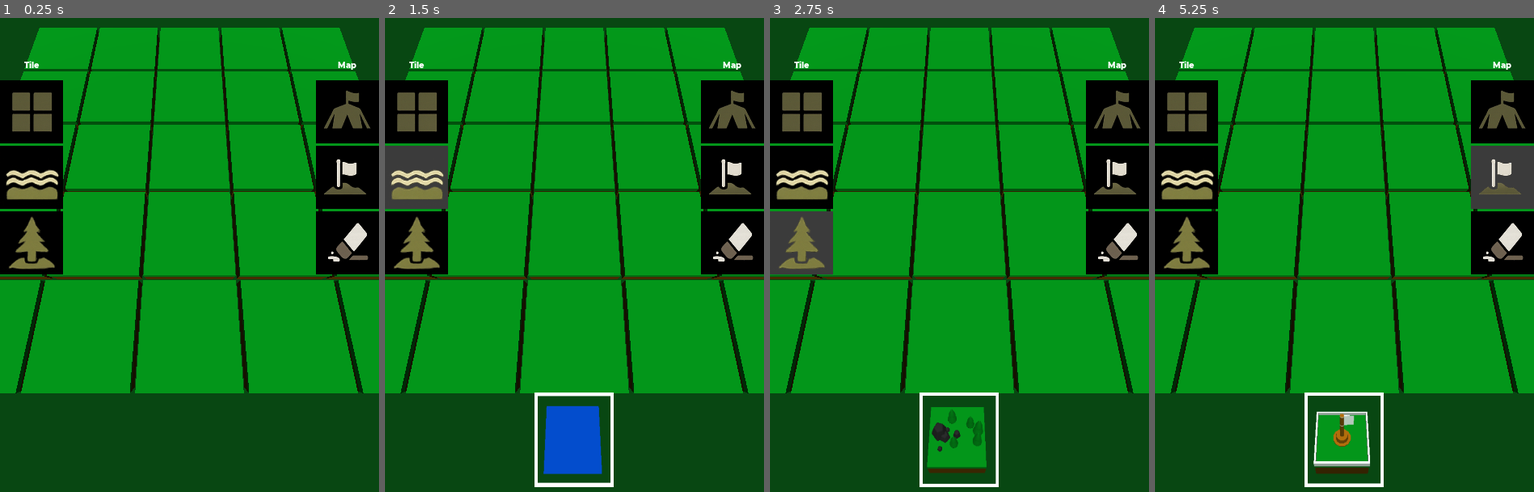
Above: before the commit, frames 1-4 (left to right).
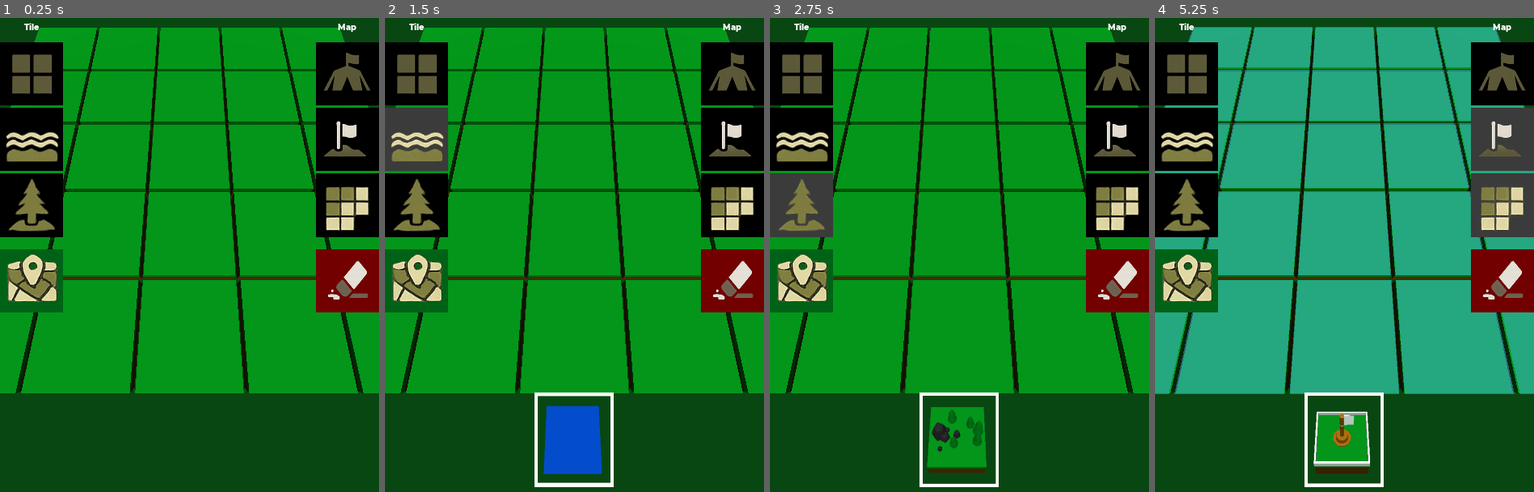
Above: after the commit, the same moments.

Repository: renosyah/no-frontier
Game: Godot game, scene res://menu/editor/editor.tscn
Two runs of this game, one before a commit and one after it. Both use one fixed random seed, a clock stepped at 60 frames per second and the inputs below. This scene is started directly instead of the project's main scene.
Inputs (mouse positions are in pixels of both pictures, inside the frame that each line leads up to; where the layout moved, square brackets give the same spot in the first picture):
- Up to frame 1 (0.25 s): no input
- Up to frame 2 (1.5 s): click (415, 74) [415, 112] at 0.5 s; click (415, 141) [415, 179] at 1.25 s
- Up to frame 3 (2.75 s): click (800, 207) [800, 245] at 2 s
- Up to frame 4 (5.25 s): click (1503, 74) [1503, 112] at 2.75 s; click (1503, 141) [1503, 179] at 3.5 s; click (1503, 245) at 4.27 s; click (1503, 207) at 5.02 s

The runs differ from the first frame. In frame 1, 13% of the frame differs, in the area x 0-100%, y 1-63%; in frame 2, 14%; in frame 3, 14%; in frame 4, 68%, in the area x 0-100%, y 1-80%.

Commit message:
improve edit map

Diff:
--- /dev/null
+++ b/assets/tile_highlight/allow_nav_material.tres
@@ -0,0 +1,6 @@
+[gd_resource type="SpatialMaterial" format=2]
+
+[resource]
+flags_transparent = true
+flags_unshaded = true
+albedo_color = Color( 0.305882, 0.741176, 1, 0.447059 )
--- /dev/null
+++ b/assets/tile_highlight/blocked_nav_material.tres
@@ -0,0 +1,6 @@
+[gd_resource type="SpatialMaterial" format=2]
+
+[resource]
+flags_transparent = true
+flags_unshaded = true
+albedo_color = Color( 1, 0.305882, 0.305882, 0.447059 )
--- /dev/null
+++ b/assets/tile_highlight/nav_highlight.tscn
@@ -0,0 +1,13 @@
+[gd_scene load_steps=3 format=2]
+
+[ext_resource path="res://assets/tile_highlight/blocked_nav_material.tres" type="Material" id=1]
+
+[sub_resource type="PlaneMesh" id=1]
+size = Vector2( 1, 1 )
+
+[node name="nav_highlight" type="MeshInstance"]
+transform = Transform( 1, 0, 0, 0, 1, 0, 0, 0, 1, 0, 0.12656, 0 )
+cast_shadow = 0
+mesh = SubResource( 1 )
+software_skinning_transform_normals = false
+material/0 = ExtResource( 1 )
--- /dev/null
+++ b/data/mission/grand_map_file_mission.gd
@@ -0,0 +1,16 @@
+extends BaseData
+class_name GrandMapFileMission
+
+# 1 = us macv base, # 2 nva base
+var bases :Dictionary # { Vector2: int }
+var points :Array # [ Vector2 ]
+
+func from_dictionary(_data : Dictionary):
+	bases = _data["bases"]
+	points = _data["points"]
+
+func to_dictionary() -> Dictionary :
+	var _data :Dictionary = {}
+	_data["bases"] = bases
+	_data["points"] = points
+	return _data
--- a/data/tile_map/tile_map_file_manifest.gd
+++ b/data/tile_map/tile_map_file_manifest.gd
@@ -5,12 +5,14 @@
 var map_size :Vector2
 var map_image_file_path :String
 var map_file_path :String
+var mission_file_path :String
 
 func from_dictionary(_data : Dictionary):
 	map_name = _data["map_name"]
 	map_size = _data["map_size"]
 	map_image_file_path = _data["map_image_file_path"]
 	map_file_path = _data["map_file_path"]
+	mission_file_path = _data["mission_file_path"]
 
 func to_dictionary() -> Dictionary :
 	var _data :Dictionary = {}
@@ -18,4 +20,5 @@
 	_data["map_size"] = map_size
 	_data["map_image_file_path"] = map_image_file_path
 	_data["map_file_path"] = map_file_path
+	_data["mission_file_path"] = mission_file_path
 	return _data
--- a/menu/editor/editor.gd
+++ b/menu/editor/editor.gd
@@ -6,6 +6,13 @@
 onready var clickable_floor = $clickable_floor
 onready var selection = $selection
 
+onready var allow_nav = preload("res://assets/tile_highlight/allow_nav_material.tres")
+onready var blocked_nav = preload("res://assets/tile_highlight/blocked_nav_material.tres")
+onready var nav_highlight_holder = {}
+
+onready var map_data = TileMapUtils.generate_basic_tile_map(2)
+onready var mission_data = GrandMapFileMission.new()
+
 func _ready():
 	ui.movable_camera_ui.target = movable_camera
 
@@ -13,8 +20,9 @@
 	get_tree().set_auto_accept_quit(false)
 
 	# example only
-	var data = TileMapUtils.generate_basic_tile_map(2)
-	grand_map.generate_from_data(data, true)
+	mission_data.bases = {}
+	mission_data.points = []
+	grand_map.generate_from_data(map_data, true)
 
 func _process(delta):
 	clickable_floor.translation = movable_camera.translation * Vector3(1,0,1)
@@ -46,10 +54,13 @@
 	grand_map.update_spawned_tile(data)
 	show_selection(old_tile.pos, false)
 
+	grand_map.update_navigation_tile(data.id, data.tile_type == 1)
+
 	if data.tile_type == 2:
 		grand_map.remove_spawned_object(data.id)
 
 func _on_ui_on_add_object(data :MapObjectData):
+	show_selection(Vector3.ZERO, false)
 	var tile = grand_map.get_closes_tile(data.pos)
 	if tile.tile_type == 2:
 		return
@@ -57,13 +68,59 @@
 	data.id = tile.id
 	data.pos = tile.pos
 	grand_map.update_spawned_object(data)
-	show_selection(tile.pos, false)
+
+func _on_ui_on_add_point(data :MapObjectData):
+	if mission_data.points.size() > 3:
+		show_selection(Vector3.ZERO, false)
+		return
+	_on_ui_on_add_object(data)
+	mission_data.points.append(data.id)
+
+func _on_ui_on_add_base(data :MapObjectData):
+	if mission_data.bases.size() > 1:
+		show_selection(Vector3.ZERO, false)
+		return
+
+	_on_ui_on_add_object(data)
+	mission_data.bases[data.id] = mission_data.bases.size() + 1
 
 func _on_ui_on_remove_object(pos):
+	show_selection(Vector3.ZERO, false)
 	var tile = grand_map.get_closes_tile(pos)
 	grand_map.remove_spawned_object(tile.id)
-	show_selection(tile.pos, false)
+
+	if mission_data.bases.has(tile.id):
+		mission_data.bases.erase(tile.id)
+
+	if mission_data.points.has(tile.id):
+		mission_data.points.erase(tile.id)
 
 func _on_ui_on_card_dragging(pos):
 	var tile = grand_map.get_closes_tile(pos)
 	show_selection(tile.pos, true)
+
+func _on_ui_on_cancel():
+	show_selection(Vector3.ZERO, false)
+
+func _on_grand_map_on_navigation_updated(id :Vector2):
+	var nav_enable = grand_map.is_navigation_enable(id)
+	nav_highlight_holder[id].set_surface_material(0, allow_nav if nav_enable else blocked_nav)
+
+func _on_grand_map_on_map_ready():
+	for i in map_data.navigations:
+		var nav :NavigationData = i
+		var nav_highlight = preload("res://assets/tile_highlight/nav_highlight.tscn").instance()
+		add_child(nav_highlight)
+		nav_highlight.set_surface_material(0, allow_nav if nav.enable else blocked_nav)
+		nav_highlight.translation = grand_map.get_tile(nav.id).translation
+		nav_highlight.visible = false
+		nav_highlight_holder[nav.id] = nav_highlight
+
+func _on_ui_on_toggle_nav(show):
+	for i in nav_highlight_holder.values():
+		i.visible = show
+
+func _on_ui_on_zoom_tile(pos):
+	show_selection(Vector3.ZERO, false)
+	var tile = grand_map.get_closes_tile(pos)
+	print("zoom in to : %s" % tile.to_dictionary())
--- a/menu/editor/editor.tscn
+++ b/menu/editor/editor.tscn
@@ -25,8 +25,15 @@
 [node name="selection" parent="." instance=ExtResource( 7 )]
 visible = false
 
+[connection signal="on_add_base" from="ui" to="." method="_on_ui_on_add_base"]
 [connection signal="on_add_object" from="ui" to="." method="_on_ui_on_add_object"]
+[connection signal="on_add_point" from="ui" to="." method="_on_ui_on_add_point"]
+[connection signal="on_cancel" from="ui" to="." method="_on_ui_on_cancel"]
 [connection signal="on_card_dragging" from="ui" to="." method="_on_ui_on_card_dragging"]
 [connection signal="on_remove_object" from="ui" to="." method="_on_ui_on_remove_object"]
+[connection signal="on_toggle_nav" from="ui" to="." method="_on_ui_on_toggle_nav"]
 [connection signal="on_update_tile" from="ui" to="." method="_on_ui_on_update_tile"]
+[connection signal="on_zoom_tile" from="ui" to="." method="_on_ui_on_zoom_tile"]
 [connection signal="on_floor_clicked" from="clickable_floor" to="." method="_on_clickable_floor_on_floor_clicked"]
+[connection signal="on_map_ready" from="grand_map" to="." method="_on_grand_map_on_map_ready"]
+[connection signal="on_navigation_updated" from="grand_map" to="." method="_on_grand_map_on_navigation_updated"]
--- a/menu/editor/ui/toggle_button/toggle_button.gd
+++ b/menu/editor/ui/toggle_button/toggle_button.gd
@@ -5,6 +5,7 @@
 export var button_image :StreamTexture setget set_button_image
 export var button_color: Color = Color(0, 0, 0)
 export var button_color_toggle :Color = Color(0.230469, 0.230469, 0.230469)
+export var manual_toggle :bool = false
 
 var is_toggle: bool = false
 
@@ -12,7 +13,9 @@
 onready var color_rect = $ColorRect
 
 func _ready():
-	connect("pressed", self, "_on_pressed")
+	if not manual_toggle:
+		connect("pressed", self, "_on_pressed")
+
 	texture_rect.texture = button_image
 	color_rect.color = button_color_toggle if is_toggle else button_color
 
--- a/menu/editor/ui/ui.gd
+++ b/menu/editor/ui/ui.gd
@@ -3,21 +3,33 @@
 signal on_card_dragging
 signal on_update_tile
 signal on_add_object
+signal on_add_base
+signal on_add_point
 signal on_remove_object
+signal on_cancel
+signal on_toggle_nav
+signal on_zoom_tile
+
+const forests = [
+	preload("res://scenes/tile_objects/grand/forest_1.tscn"),
+	preload("res://scenes/tile_objects/grand/forest_2.tscn")
+]
 
 onready var movable_camera_ui = $CanvasLayer/movable_camera_ui
-
 onready var tile_options = [$CanvasLayer/Control/VBoxContainer/HBoxContainer2/VBoxContainer/ground_tile, $CanvasLayer/Control/VBoxContainer/HBoxContainer2/VBoxContainer/water_tile, $CanvasLayer/Control/VBoxContainer/HBoxContainer2/VBoxContainer/object_forest]
-onready var map_options = [$CanvasLayer/Control/VBoxContainer/HBoxContainer2/VBoxContainer2/faction_base, $CanvasLayer/Control/VBoxContainer/HBoxContainer2/VBoxContainer2/capture_point, $CanvasLayer/Control/VBoxContainer/HBoxContainer2/VBoxContainer2/remove_object]
-onready var cards = [$CanvasLayer/Control/VBoxContainer/HBox …(263 unchanged characters)… ainer/HBoxContainer3/object_capture_card, $CanvasLayer/Control/VBoxContainer/HBoxContainer3/object_remove_card]
+onready var map_options = [$CanvasLayer/Control/VBoxContainer/HBoxContainer2/VBoxContainer2/faction_base, $CanvasLayer/Control/VBoxContainer/HBoxContainer2/VBoxContainer2/capture_point]
+onready var cards = [$CanvasLayer/Control/VBoxContainer/HBox …(263 unchanged characters)… ainer/HBoxContainer3/object_capture_card]
 onready var floating_image_card = $CanvasLayer/floating_image_card
+onready var show_nav = $CanvasLayer/Control/VBoxContainer/HBoxContainer2/VBoxContainer2/show_nav
+onready var remove_object_card = $CanvasLayer/Control/VBoxContainer/HBoxContainer2/VBoxContainer2/object_remove_card
+onready var zoom_in_card = $CanvasLayer/Control/VBoxContainer/HBoxContainer2/VBoxContainer/zoom_in_card
 
 func _ready():
 	for i in tile_options + map_options:
 		var btn : Button = i
 		btn.connect("pressed", self, "_on_toggle_button_pressed", [btn])
 
-	for i in cards:
+	for i in cards + [remove_object_card, zoom_in_card]:
 		var card :DragableCard = i
 		var icon :StreamTexture = (card.get_child(1) as TextureRect).texture
 		card.connect("on_grab", self, "_on_card_grab", [icon])
@@ -41,6 +53,8 @@
 			add_object_capture(at)
 		5:
 			remove_object(at)
+		6:
+			zoom_in_tile(at)
 
 func update_tile_ground(at :Vector2):
 	var pos3 = Utils.screen_to_world(get_viewport().get_camera(), at, false, 4)
@@ -65,7 +79,7 @@
 	var data :MapObjectData = MapObjectData.new()
 	data.id = Vector2.ZERO
 	data.pos = pos3
-	data.scene = preload("res://scenes/tile_objects/grand/forest_1.tscn")
+	data.scene = forests[randi() % forests.size()]
 	data.is_blocking = false
 
 	emit_signal("on_add_object", data)
@@ -78,7 +92,7 @@
 	data.scene = preload("res://scenes/tile_objects/grand/faction_base.tscn")
 	data.is_blocking = false
 
-	emit_signal("on_add_object", data)
+	emit_signal("on_add_base", data)
 
 func add_object_capture(at :Vector2):
 	var pos3 = Utils.screen_to_world(get_viewport().get_camera(), at, false, 4)
@@ -88,17 +102,21 @@
 	data.scene = preload("res://scenes/tile_objects/grand/flag_pole.tscn")
 	data.is_blocking = false
 
-	emit_signal("on_add_object", data)
+	emit_signal("on_add_point", data)
 
 func remove_object(at :Vector2):
 	var pos3 = Utils.screen_to_world(get_viewport().get_camera(), at, false, 4)
 	emit_signal("on_remove_object", pos3)
 
+func zoom_in_tile(at :Vector2):
+	var pos3 = Utils.screen_to_world(get_viewport().get_camera(), at, false, 4)
+	emit_signal("on_zoom_tile", pos3)
 
 func untoggle_buttons(exc):
 	for i in tile_options + map_options:
-		if i != exc:
-			i.set_toggle_button(false)
+		i.set_toggle_button(false)
+
+	exc.set_toggle_button(true)
 
 func hide_cards(exc = null):
 	for i in cards:
@@ -111,10 +129,10 @@
 func _on_card_grab(card :DragableCard, pos :Vector2, icon :StreamTexture):
 	floating_image_card.texture = icon
 	floating_image_card.visible = true
-	floating_image_card.rect_position = pos
+	floating_image_card.rect_position = pos + floating_image_card.rect_pivot_offset
 
 func _on_card_grab_draging(card :DragableCard, pos :Vector2):
-	floating_image_card.rect_position = pos
+	floating_image_card.rect_position = pos + floating_image_card.rect_pivot_offset
 	var pos3 = Utils.screen_to_world(get_viewport().get_camera(), pos, false, 4)
 	emit_signal("on_card_dragging", pos3)
 
@@ -124,3 +142,7 @@
 
 func _on_card_grab_cancel(card :DragableCard):
 	floating_image_card.visible = false
+	emit_signal("on_cancel")
+
+func _on_show_nav_pressed():
+	emit_signal("on_toggle_nav", not show_nav.is_toggle)
--- a/menu/editor/ui/ui.tscn
+++ b/menu/editor/ui/ui.tscn
@@ -16,8 +16,9 @@
 [ext_resource path="res://assets/user_interface/icons/editor_menu_card/water_tile_card.png" type="Texture" id=14]
 [ext_resource path="res://assets/user_interface/icons/editor_menu_card/forest_tile_card.png" type="Texture" id=15]
 [ext_resource path="res://assets/user_interface/icons/editor_menu_card/faction_base_card.png" type="Texture" id=16]
-[ext_resource path="res://assets/user_interface/icons/editor_menu_card/ground_tile_card_clean.png" type="Texture" id=17]
+[ext_resource path="res://assets/user_interface/icons/editor_menu_icon/grand_map.png" type="Texture" id=17]
 [ext_resource path="res://assets/user_interface/icons/editor_menu_card/capture_point_card.png" type="Texture" id=18]
+[ext_resource path="res://assets/user_interface/icons/editor_menu_icon/tile_nav.png" type="Texture" id=19]
 
 [node name="ui" type="Control"]
 anchor_right = 1.0
@@ -31,6 +32,7 @@
 margin_right = 60.0
 margin_bottom = 60.0
 rect_min_size = Vector2( 60, 60 )
+rect_pivot_offset = Vector2( 30, 30 )
 expand = true
 
 [node name="movable_camera_ui" parent="CanvasLayer" instance=ExtResource( 3 )]
@@ -66,9 +68,9 @@
 alignment = 1
 
 [node name="Label" type="Label" parent="CanvasLayer/Control/VBoxContainer/HBoxContainer2/VBoxContainer"]
-margin_top = 182.0
-margin_right = 100.0
-margin_bottom = 222.0
+margin_top = 122.0
+margin_right = 100.0
+margin_bottom = 162.0
 rect_min_size = Vector2( 0, 40 )
 custom_fonts/font = ExtResource( 12 )
 text = "Tile"
@@ -76,21 +78,49 @@
 valign = 1
 
 [node name="ground_tile" parent="CanvasLayer/Control/VBoxContainer/HBoxContainer2/VBoxContainer" instance=ExtResource( 4 )]
-margin_top = 226.0
-margin_bottom = 326.0
+margin_top = 166.0
+margin_bottom = 266.0
 button_image = ExtResource( 13 )
+manual_toggle = true
 
 [node name="water_tile" parent="CanvasLayer/Control/VBoxContainer/HBoxContainer2/VBoxContainer" instance=ExtResource( 4 )]
-margin_top = 330.0
-margin_bottom = 430.0
+margin_top = 270.0
+margin_bottom = 370.0
 id = 1
 button_image = ExtResource( 5 )
+manual_toggle = true
 
 [node name="object_forest" parent="CanvasLayer/Control/VBoxContainer/HBoxContainer2/VBoxContainer" instance=ExtResource( 4 )]
-margin_top = 434.0
-margin_bottom = 534.0
+margin_top = 374.0
+margin_bottom = 474.0
 id = 2
 button_image = ExtResource( 7 )
+manual_toggle = true
+
+[node name="MarginContainer" type="MarginContainer" parent="CanvasLayer/Control/VBoxContainer/HBoxContainer2/VBoxContainer"]
+margin_top = 478.0
+margin_right = 100.0
+margin_bottom = 490.0
+rect_min_size = Vector2( 0, 12 )
+
+[node name="zoom_in_card" parent="CanvasLayer/Control/VBoxContainer/HBoxContainer2/VBoxContainer" instance=ExtResource( 6 )]
+margin_top = 494.0
+margin_bottom = 594.0
+id = 6
+
+[node name="TextureRect" type="TextureRect" parent="CanvasLayer/Control/VBoxContainer/HBoxContainer2/VBoxContainer/zoom_in_card"]
+show_behind_parent = true
+margin_right = 100.0
+margin_bottom = 100.0
+texture = ExtResource( 17 )
+expand = true
+
+[node name="ColorRect2" type="ColorRect" parent="CanvasLayer/Control/VBoxContainer/HBoxContainer2/VBoxContainer/zoom_in_card/TextureRect"]
+show_behind_parent = true
+anchor_right = 1.0
+anchor_bottom = 1.0
+mouse_filter = 2
+color = Color( 0, 0.384314, 0.0862745, 1 )
 
 [node name="VBoxContainer2" type="VBoxContainer" parent="CanvasLayer/Control/VBoxContainer/HBoxContainer2"]
 anchor_left = 1.0
@@ -101,9 +131,9 @@
 alignment = 1
 
 [node name="Label2" type="Label" parent="CanvasLayer/Control/VBoxContainer/HBoxContainer2/VBoxContainer2"]
-margin_top = 182.0
-margin_right = 100.0
-margin_bottom = 222.0
+margin_top = 122.0
+margin_right = 100.0
+margin_bottom = 162.0
 rect_min_size = Vector2( 0, 40 )
 custom_fonts/font = ExtResource( 12 )
 text = "Map"
@@ -111,22 +141,48 @@
 valign = 1
 
 [node name="faction_base" parent="CanvasLayer/Control/VBoxContainer/HBoxContainer2/VBoxContainer2" instance=ExtResource( 4 )]
-margin_top = 226.0
-margin_bottom = 326.0
+margin_top = 166.0
+margin_bottom = 266.0
 id = 3
 button_image = ExtResource( 8 )
+manual_toggle = true
 
 [node name="capture_point" parent="CanvasLayer/Control/VBoxContainer/HBoxContainer2/VBoxContainer2" instance=ExtResource( 4 )]
-margin_top = 330.0
-margin_bottom = 430.0
+margin_top = 270.0
+margin_bottom = 370.0
 id = 4
 button_image = ExtResource( 10 )
-
-[node name="remove_object" parent="CanvasLayer/Control/VBoxContainer/HBoxContainer2/VBoxContainer2" instance=ExtResource( 4 )]
-margin_top = 434.0
-margin_bottom = 534.0
+manual_toggle = true
+
+[node name="show_nav" parent="CanvasLayer/Control/VBoxContainer/HBoxContainer2/VBoxContainer2" instance=ExtResource( 4 )]
+margin_top = 374.0
+margin_bottom = 474.0
+button_image = ExtResource( 19 )
+
+[node name="MarginContainer2" type="MarginContainer" parent="CanvasLayer/Control/VBoxContainer/HBoxContainer2/VBoxContainer2"]
+margin_top = 478.0
+margin_right = 100.0
+margin_bottom = 490.0
+rect_min_size = Vector2( 0, 12 )
+
+[node name="object_remove_card" parent="CanvasLayer/Control/VBoxContainer/HBoxContainer2/VBoxContainer2" instance=ExtResource( 6 )]
+margin_top = 494.0
+margin_bottom = 594.0
 id = 5
-button_image = ExtResource( 9 )
+
+[node name="TextureRect" type="TextureRect" parent="CanvasLayer/Control/VBoxContainer/HBoxContainer2/VBoxContainer2/object_remove_card"]
+show_behind_parent = true
+margin_right = 100.0
+margin_bottom = 100.0
+texture = ExtResource( 9 )
+expand = true
+
+[node name="ColorRect2" type="ColorRect" parent="CanvasLayer/Control/VBoxContainer/HBoxContainer2/VBoxContainer2/object_remove_card/TextureRect"]
+show_behind_parent = true
+anchor_right = 1.0
+anchor_bottom = 1.0
+mouse_filter = 2
+color = Color( 0.45098, 0, 0, 1 )
 
 [node name="HBoxContainer3" type="HBoxContainer" parent="CanvasLayer/Control/VBoxContainer"]
 margin_top = 824.0
@@ -210,17 +266,4 @@
 texture = ExtResource( 18 )
 expand = true
 
-[node name="object_remove_card" parent="CanvasLayer/Control/VBoxContainer/HBoxContainer3" instance=ExtResource( 6 )]
-visible = false
-margin_left = 302.0
-margin_right = 427.0
-margin_bottom = 150.0
-rect_min_size = Vector2( 125, 150 )
-id = 5
-
-[node name="TextureRect" type="TextureRect" parent="CanvasLayer/Control/VBoxContainer/HBoxContainer3/object_remove_card"]
-show_behind_parent = true
-margin_right = 125.0
-margin_bottom = 150.0
-texture = ExtResource( 17 )
-expand = true
+[connection signal="pressed" from="CanvasLayer/Control/VBoxContainer/HBoxContainer2/VBoxContainer2/show_nav" to="." method="_on_show_nav_pressed"]
--- a/project.godot
+++ b/project.godot
@@ -48,6 +48,11 @@
 "class": "DragableCard",
 "language": "GDScript",
 "path": "res://menu/editor/ui/dragable_card/dragable_card.gd"
+}, {
+"base": "BaseData",
+"class": "GrandMapFileMission",
+"language": "GDScript",
+"path": "res://data/mission/grand_map_file_mission.gd"
 }, {
 "base": "InputEventAction",
 "class": "InputEventMultiScreenDrag",
@@ -188,6 +193,7 @@
 "ClickableFloor": "",
 "ClickableScreen": "",
 "DragableCard": "",
+"GrandMapFileMission": "",
 "InputEventMultiScreenDrag": "",
 "InputEventScreenPinch": "",
 "InputEventScreenTwist": "",
--- a/scenes/maps/base_tile_map.gd
+++ b/scenes/maps/base_tile_map.gd
@@ -2,6 +2,9 @@
 class_name BaseTileMap
 
 signal on_map_ready
+signal on_tile_updated
+signal on_object_updated
+signal on_navigation_updated
 
 var _click_position :Vector3
 var _spawned_tiles :Dictionary = {} # { Vector2 : BaseTile }
@@ -37,6 +40,13 @@
 func get_tile(id :Vector2) -> BaseTile:
 	return _spawned_tiles[id] # Tile
 
+func is_navigation_enable(id :Vector2) -> bool:
+	var nav_id :int = _tile_map_data.tile_ids[id]
+	if not _navigation.has_point(nav_id):
+		return false
+
+	return not _navigation.is_point_disabled(nav_id)
+
 func update_spawned_object(data :MapObjectData):
 	remove_spawned_object(data.id)
 
@@ -62,9 +72,11 @@
 			var x :MapObjectData = i
 			if x.id == id:
 				_tile_map_data.objects.remove(pos)
-				return
+				break
 
 			pos += 1
+
+	emit_signal("on_object_updated", id)
 
 func update_spawned_tile(data :TileMapData):
 	var _spawned_tile :BaseTile = _spawned_tiles[data.id]
@@ -85,9 +97,11 @@
 			var x :TileMapData = i
 			if x.id == data.id:
 				_tile_map_data.tiles[pos] = data
-				return
+				break
 
 			pos += 1
+
+	emit_signal("on_tile_updated", data.id)
 
 func update_navigation_tile(at :Vector2, enable :bool, _is_air :bool = false):
 	var _nav :AStar2D = _air_navigation if _is_air else _navigation
@@ -97,7 +111,9 @@
 		for i in _tile_map_data.navigations:
 			if i.id == at:
 				i.enable = enable
-				return
+				break
+
+	emit_signal("on_navigation_updated", at)
 
 func get_closes_tile_instance(from :Vector3) -> BaseTile:
 	var tiles :Array = get_tiles()
@@ -218,7 +234,7 @@
 		var x :NavigationData = i
 		_enable_nav_tile(nav, x.id, x.enable)
 
-func _enable_nav_tile(nav :AStar2D, id : Vector2, enable :bool = true):
+func _enable_nav_tile(nav :AStar2D, id :Vector2, enable :bool = true):
 	if _tile_map_data == null:
 		return
 
--- a/utils/tile_map_utils.gd
+++ b/utils/tile_map_utils.gd
@@ -43,6 +43,8 @@
 		for i in _tiles:
 			if tile_ids.has(i):
 				nav_data.neighbors.append(tile_ids[i])
+
+		navigations.append(nav_data)
 
 	var map_data :TileMapFileData = TileMapFileData.new()
 	map_data.tiles = tile_datas
Binary file changed: assets/user_interface/icons/soldier/macv_launcher.png
Binary file changed: assets/user_interface/icons/soldier/macv_medic.png
Binary file changed: assets/user_interface/icons/soldier/macv_radioman.png
Binary file changed: assets/user_interface/icons/soldier/macv_riflement.png
Binary file changed: assets/user_interface/icons/soldier/nva_launcher.png
Binary file changed: assets/user_interface/icons/soldier/nva_medic.png
Binary file changed: assets/user_interface/icons/soldier/nva_radioman.png
Binary file changed: assets/user_interface/icons/soldier/nva_riflement.png
Not shown: 1 places in menu/editor/ui/ui.tscn that only renumber resources
